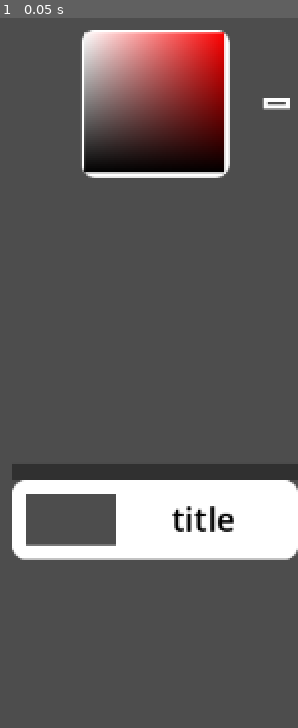
Above: before the commit, frame 1.
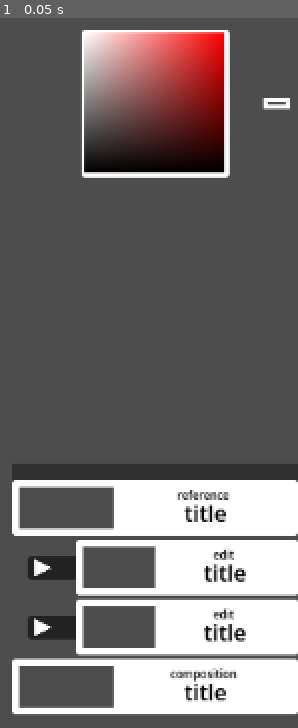
Above: after the commit, the same moment.

Repository: namooTH/nimp
Game: Godot game, scene res://components/top_level/topLevel.tscn
Two runs of this game, one before a commit and one after it. Both use one fixed random seed, a clock stepped at 60 frames per second and the inputs below. This scene is started directly instead of the project's main scene.
Inputs:
- Up to frame 1 (0.05 s): no input

The runs differ from the first frame. In frame 1, 17% of the frame differs, in the area x 4-100%, y 1-99%.

Commit message:
ablity to add components programmaticlly

Diff:
--- a/components/general/colorWheel/colorwheel.tscn
+++ b/components/general/colorWheel/colorwheel.tscn
@@ -20,10 +20,10 @@
 
 [sub_resource type="StyleBoxFlat" id="StyleBoxFlat_mah67"]
 bg_color = Color(1, 1, 1, 1)
-corner_radius_top_left = 10
-corner_radius_top_right = 10
-corner_radius_bottom_right = 10
-corner_radius_bottom_left = 10
+corner_radius_top_left = 3
+corner_radius_top_right = 3
+corner_radius_bottom_right = 3
+corner_radius_bottom_left = 3
 
 [sub_resource type="ShaderMaterial" id="ShaderMaterial_bqloh"]
 shader = ExtResource("6_a5xwj")
--- a/components/general/screenSelector/screenSelector.tscn
+++ b/components/general/screenSelector/screenSelector.tscn
@@ -1,8 +1,9 @@
-[gd_scene load_steps=4 format=3 uid="uid://0icrxox7ll0t"]
+[gd_scene load_steps=5 format=3 uid="uid://0icrxox7ll0t"]
 
 [ext_resource type="PackedScene" uid="uid://wj4b1fhrjt8m" path="res://components/ui/scroller/scroller.tscn" id="1_5tsog"]
 [ext_resource type="Script" uid="uid://ct8jq4lc86o4c" path="res://components/general/screenSelector/screen_selector.gd" id="1_lepmi"]
 [ext_resource type="PackedScene" uid="uid://5w3hmvu6b3nn" path="res://components/ui/thumbnail_box/thumbnail_box.tscn" id="2_lepmi"]
+[ext_resource type="PackedScene" uid="uid://c4516lv4qe2vq" path="res://components/general/thumbnailBoxes/listedThumbnailBox/listedThumbnailBox.tscn" id="4_buy7s"]
 
 [node name="ScreenSelector" type="Control"]
 layout_mode = 3
@@ -21,9 +22,19 @@
 anchors_preset = 10
 anchor_right = 1.0
 offset_right = 0.0
-offset_bottom = 57.0
-grow_horizontal = 1
+offset_bottom = 40.0
+grow_vertical = 1
+
+[node name="ListedThumbnailBox" parent="." instance=ExtResource("4_buy7s")]
+visible = false
+layout_mode = 1
+anchors_preset = 10
+anchor_right = 1.0
+anchor_bottom = 0.0
+offset_right = 0.0
+offset_bottom = 40.0
 grow_vertical = 1
 
 [node name="Scroller" parent="." instance=ExtResource("1_5tsog")]
 layout_mode = 1
+padding = Vector2(10, 3)
--- a/components/general/screenSelector/screen_selector.gd
+++ b/components/general/screenSelector/screen_selector.gd
@@ -1,15 +1,37 @@
 extends Control
 
+var compositions: Array = []
+var references: Array = []
+var edits: Array = []
 func _ready() -> void:
-	addCompositon()
+	references.append(addReference())
+	edits.append(addEdit(references[0]))
+	edits.append(addEdit(references[0]))
+	compositions.append(addCompositon())
 
-var compositions: Array = []
 func addCompositon():
 	var box = createTB()
+	box.setType("composition")
 	$Scroller.insertNode(box)
-	compositions.append(box)
+	return box
+func addReference():
+	var box = createTB()
+	box.setType("reference")
+	$Scroller.insertNode(box)
+	return box
+func addEdit(reference: Control):
+	var box = createListedTB()
+	box.get_node("ThumbnailBox").setType("edit")
+	var index = $Scroller.findIndex(reference)
+	if index+1 <= 0: return
+	$Scroller.insertNode(box, index+1)
+	return box
 
 func createTB() -> Control:
 	var box = $ThumbnailBox.duplicate()
 	box.show()
 	return box
+func createListedTB() -> Control:
+	var box = $ListedThumbnailBox.duplicate()
+	box.show()
+	return box
--- /dev/null
+++ b/components/general/thumbnailBoxes/listedThumbnailBox/listedThumbnailBox.tscn
@@ -0,0 +1,56 @@
+[gd_scene load_steps=3 format=3 uid="uid://c4516lv4qe2vq"]
+
+[ext_resource type="PackedScene" uid="uid://5w3hmvu6b3nn" path="res://components/ui/thumbnail_box/thumbnail_box.tscn" id="1_67u8n"]
+[ext_resource type="Script" uid="uid://bakbjs745luxi" path="res://components/general/thumbnailBoxes/listedThumbnailBox/triangle.gd" id="2_nox7n"]
+
+[node name="ListedThumbnailBox" type="Control"]
+layout_mode = 3
+anchor_right = 0.156
+anchor_bottom = 0.074
+offset_right = 0.287994
+offset_bottom = 0.0480003
+grow_horizontal = 2
+grow_vertical = 2
+
+[node name="bg" type="Panel" parent="."]
+layout_mode = 2
+anchor_left = 0.056
+anchor_top = 0.292
+anchor_right = 0.233
+anchor_bottom = 0.708
+offset_left = -0.0799999
+offset_top = -0.0160007
+offset_right = 0.0599976
+offset_bottom = 0.0159988
+
+[node name="ThumbnailBox" parent="." instance=ExtResource("1_67u8n")]
+layout_mode = 1
+anchors_preset = -1
+anchor_left = 0.222
+anchor_right = 1.0
+anchor_bottom = 1.0
+offset_left = 0.0399971
+offset_right = 0.0
+offset_bottom = 0.0
+grow_horizontal = 0
+
+[node name="triangle" type="AspectRatioContainer" parent="."]
+layout_mode = 1
+anchors_preset = -1
+anchor_left = 0.056
+anchor_top = 0.292
+anchor_right = 0.167
+anchor_bottom = 0.708
+offset_left = -0.0799999
+offset_top = -0.0160007
+offset_right = -0.0600014
+offset_bottom = 0.0159988
+
+[node name="triangle" type="Control" parent="triangle"]
+layout_mode = 2
+script = ExtResource("2_nox7n")
+
+[node name="polygon" type="Polygon2D" parent="triangle/triangle"]
+polygon = PackedVector2Array(55, 35, 68, 40, 55, 45)
+
+[connection signal="resized" from="triangle/triangle" to="triangle/triangle" method="_on_resized"]
--- /dev/null
+++ b/components/general/thumbnailBoxes/listedThumbnailBox/triangle.gd
@@ -0,0 +1,9 @@
+extends Control
+
+func _on_resized() -> void:
+	$polygon.polygon[0].x = 2
+	$polygon.polygon[0].y = size.y - 2
+	$polygon.polygon[1].x = size.x - 2
+	$polygon.polygon[1].y = size.y / 2
+	$polygon.polygon[2].x = 2
+	$polygon.polygon[2].y = 2
--- /dev/null
+++ b/components/general/thumbnailBoxes/thumbnailBox/thumbnailBox.tscn
@@ -0,0 +1,17 @@
+[gd_scene load_steps=2 format=3 uid="uid://dopoms5pofbl"]
+
+[ext_resource type="PackedScene" uid="uid://5w3hmvu6b3nn" path="res://components/ui/thumbnail_box/thumbnail_box.tscn" id="1_fatp5"]
+
+[node name="ThumbnailBox" type="Control"]
+layout_mode = 3
+anchors_preset = 0
+offset_right = 358.0
+offset_bottom = 200.0
+
+[node name="ThumbnailBox" parent="." instance=ExtResource("1_fatp5")]
+layout_mode = 1
+anchors_preset = 15
+anchor_right = 1.0
+anchor_bottom = 1.0
+offset_right = 0.0
+offset_bottom = 0.0
--- a/components/ui/AutoSizeLabel/AutoSizeLabel.tscn
+++ b/components/ui/AutoSizeLabel/AutoSizeLabel.tscn
@@ -1,6 +1,7 @@
 [gd_scene load_steps=2 format=3 uid="uid://w2vq1ipnu4tu"]
 
-[ext_resource type="Script" path="res://components/ui/AutoSizeLabel/auto_size_label.gd" id="1_7k3o5"]
+[ext_resource type="Script" uid="uid://b0gxhkwq4s0fu" path="res://components/ui/AutoSizeLabel/auto_size_label.gd" id="1_7k3o5"]
 
 [node name="AutoSizeLabel" type="Label"]
+clip_text = true
 script = ExtResource("1_7k3o5")
--- a/components/ui/scroller/scroller.gd
+++ b/components/ui/scroller/scroller.gd
@@ -58,8 +58,8 @@
 
 func findIndex(node: Control) -> int:
 	if node in cachedUpperNodes: return cachedUpperNodes.find(node)
-	elif node in displayedNodes: return displayedNodes.find(node)
-	else: return cachedDownNodes.find(node)
+	elif node in displayedNodes: return cachedUpperNodes.size() + displayedNodes.find(node)
+	else: return cachedUpperNodes.size() + displayedNodes.size() + cachedDownNodes.find(node)
 
 var scrollVelocity: Vector2 = Vector2.ZERO
 func _process(delta):
--- /dev/null
+++ b/components/ui/thumbnail_box/thumbnail_box.gd
@@ -0,0 +1,6 @@
+extends Panel
+
+func setType(type: String):
+	$margin/content/type.text = type
+func setTitle(type: String):
+	$margin/content/title.text = type
--- a/components/ui/thumbnail_box/thumbnail_box.tscn
+++ b/components/ui/thumbnail_box/thumbnail_box.tscn
@@ -1,13 +1,14 @@
-[gd_scene load_steps=3 format=3 uid="uid://5w3hmvu6b3nn"]
+[gd_scene load_steps=4 format=3 uid="uid://5w3hmvu6b3nn"]
 
 [ext_resource type="PackedScene" uid="uid://w2vq1ipnu4tu" path="res://components/ui/AutoSizeLabel/AutoSizeLabel.tscn" id="1_0ntjr"]
+[ext_resource type="Script" uid="uid://b4g8ye6dkybxu" path="res://components/ui/thumbnail_box/thumbnail_box.gd" id="1_6kcdt"]
 
 [sub_resource type="StyleBoxFlat" id="StyleBoxFlat_tu3uv"]
 bg_color = Color(1, 1, 1, 1)
-corner_radius_top_left = 10
-corner_radius_top_right = 10
-corner_radius_bottom_right = 10
-corner_radius_bottom_left = 10
+corner_radius_top_left = 3
+corner_radius_top_right = 3
+corner_radius_bottom_right = 3
+corner_radius_bottom_left = 3
 
 [node name="ThumbnailBox" type="Panel"]
 offset_right = 358.0
@@ -16,6 +17,7 @@
 grow_vertical = 2
 mouse_filter = 1
 theme_override_styles/panel = SubResource("StyleBoxFlat_tu3uv")
+script = ExtResource("1_6kcdt")
 
 [node name="margin" type="MarginContainer" parent="."]
 layout_mode = 1
@@ -24,10 +26,10 @@
 anchor_bottom = 1.0
 grow_horizontal = 2
 grow_vertical = 2
-theme_override_constants/margin_left = 10
-theme_override_constants/margin_top = 10
-theme_override_constants/margin_right = 10
-theme_override_constants/margin_bottom = 10
+theme_override_constants/margin_left = 5
+theme_override_constants/margin_top = 5
+theme_override_constants/margin_right = 5
+theme_override_constants/margin_bottom = 5
 
 [node name="content" type="Control" parent="margin"]
 layout_mode = 2
@@ -44,26 +46,41 @@
 
 [node name="SubViewport" type="SubViewport" parent="margin/content/SubViewportContainer"]
 handle_input_locally = false
-size = Vector2i(117, 180)
+size = Vector2i(120, 190)
 render_target_update_mode = 4
 
 [node name="title" parent="margin/content" instance=ExtResource("1_0ntjr")]
 layout_mode = 1
 anchors_preset = -1
 anchor_left = 0.376
+anchor_top = 1.0
 anchor_right = 1.0
 anchor_bottom = 1.0
 offset_left = -0.0880051
+offset_top = -190.0
 grow_horizontal = 0
 grow_vertical = 2
 mouse_filter = 1
 theme_override_colors/font_color = Color(0, 0, 0, 1)
-theme_override_font_sizes/font_size = 24
+theme_override_font_sizes/font_size = 16
 text = "title"
 horizontal_alignment = 1
-vertical_alignment = 1
-clip_text = true
-max_font_size = 24
+vertical_alignment = 2
+max_font_size = 16
+
+[node name="type" type="Label" parent="margin/content"]
+layout_mode = 1
+anchors_preset = -1
+anchor_left = 0.681
+anchor_right = 0.681
+offset_left = -19.988
+offset_right = 20.012
+offset_bottom = 23.0
+grow_horizontal = 2
+theme_override_colors/font_color = Color(0, 0, 0, 1)
+theme_override_font_sizes/font_size = 8
+text = "hello world"
+horizontal_alignment = 1
 
 [node name="clickArea" type="Button" parent="."]
 modulate = Color(1, 1, 1, 0)
Not shown, added: components/general/thumbnailBoxes/listedThumbnailBox/triangle.gd.uid
Not shown, added: components/ui/thumbnail_box/thumbnail_box.gd.uid
